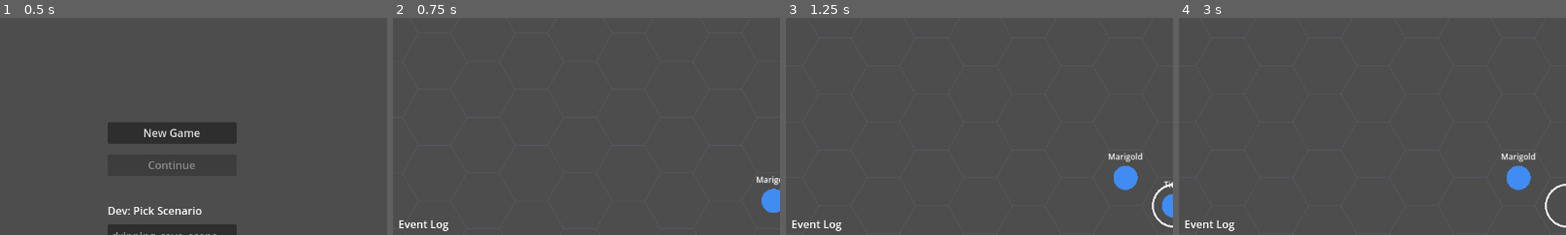
Above: before the commit, frames 1-4 (left to right).
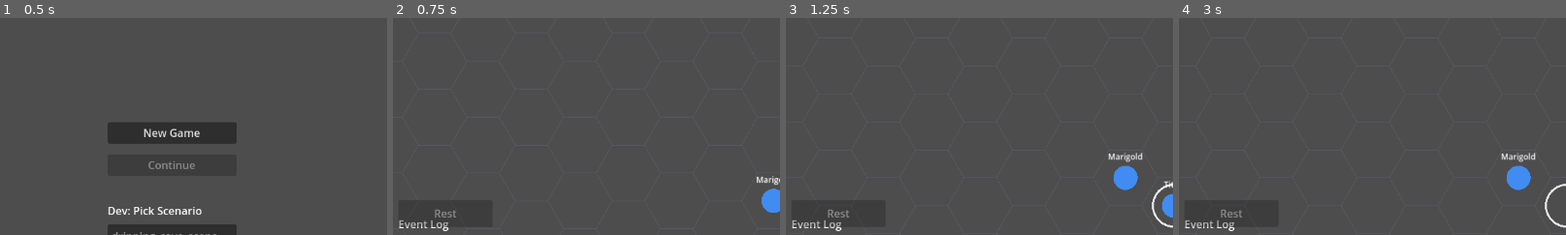
Above: after the commit, the same moments.

Repository: Pyroraptor/hykaen
Game: Godot game, scene res://scenes/TitleScreen.tscn
Same seed, same stepped clock (60 frames per second), same inputs: the game is played once before the commit and once after it.
Inputs (mouse positions are % of the whole screen's width and height, from its top left):
- Up to frame 1 (0.5 s): no input
- Up to frame 2 (0.75 s): click "New Game" at 0.5 s
- Up to frame 3 (1.25 s): no input
- Up to frame 4 (3 s): click "▲" at 1.25 s; click "▼" at 2 s; tap Enter at 2.75 s; move the mouse to (72, 45) at 2.77 s; hold Right (ui_right) from 2.78 s (still down); hold Shift from 2.78 s (still down); click (72, 45) at 2.92 s
The pictures show only the part of the screen within x 0-50%, y 7-57%; the shares and areas given below are measured in that part.

Frame 1 is identical in both runs. In frame 2, 0.3% of the frame differs, in the area x 1-17%, y 88-97%; in frame 3, 0.3%; in frame 4, 0.3%.

Commit message:
feat(FEAT-381): Instantiate ExplorationHUD (Rest Button) in MainScene composition root
Resolves DEF-002 for FR-008: exploration_hud.tscn was fully built and unit/UI
tested in isolation but never instanced under MainScene.tscn's UILayer, so no
real player could see or press the Rest Button. Adds an ExplorationHUD
instance as a sibling of VerbBarView under UILayer, and wires MainScene.gd to
push _game_mode/_party into it via a new _sync_exploration_hud() helper,
called at boot, whenever _refresh_off_guard_conditions() runs (the existing
"party state changed" hook, covering combat-triggered/move/AI-reposition
flows), and explicitly on combat-won -- so Rest Button visibility/enablement
never drifts from MainScene's real live state (RISK-007).

Adds tests/integration/test_main_scene_exploration_hud_wiring.gd, which boots
the real res://MainScene.tscn headlessly and proves the wiring end-to-end
against real game-mode transitions and real party HP mutation, without
duplicating ExplorationHUD's own needs_rest()/visibility logic.

Diff:
--- a/MainScene.gd
+++ b/MainScene.gd
@@ -147,6 +147,7 @@
 @onready var turn_controller     = $TurnController
 @onready var end_turn_control    = $UILayer/EndTurnControl
 @onready var verb_bar_view       = $UILayer/VerbBarView
+@onready var exploration_hud     = $UILayer/ExplorationHUD  # FEAT-381 (US-006, resolves DEF-002): Rest Button HUD, sibling of VerbBarView
 @onready var reaction_prompt_ui  = $UILayer/ReactionPromptUI
 @onready var result_screen_view  = $UILayer/ResultScreenView
 @onready var equipment_panel_ui  = $UILayer/EquipmentPanelUI  # FEAT-010 (US-011): hidden by default, toggled by 'E'
@@ -261,6 +262,8 @@
 		status_panel_view.load_combatants(status_view_models)
 		status_panel_view.set_selected_combatant(_exploration.selected_party_member_id)  # FEAT-007
 		_refresh_off_guard_conditions()
+
+	_sync_exploration_hud()  # FEAT-381 (US-006): seed Rest Button visibility/enablement at boot
 
 	if initiative_view != null:
 		initiative_view.visible = false
@@ -830,6 +833,7 @@
 	_game_mode = GameMode.EXPLORATION
 	_active_encounter_id = ""
 	_exploration.notify_game_mode_changed(true)
+	_sync_exploration_hud()  # FEAT-381 (US-006): re-show/refresh Rest Button now that EXPLORATION has resumed
 
 	if hex_grid_view != null:
 		if hex_grid_view.hex_clicked.is_connected(_exploration_hex_clicked_callable()):
@@ -894,6 +898,24 @@
 		combatant.conditions = FlankingClass.off_guard_conditions(combatant, living_party)
 		if status_panel_view != null:
 			status_panel_view.set_off_guard(combatant_id, off_guard)
+
+	_sync_exploration_hud()  # FEAT-381 (US-006): party HP/stamina may have shifted -- refresh Rest Button state
+
+
+## FEAT-381 (US-006; FR-008; resolves DEF-002): pushes MainScene's real
+## _game_mode and _party into the composition-rooted ExplorationHUD, mirroring
+## verb_bar_view's refresh_availability() re-query convention -- the SAME
+## shared core/api/game_mode_reader.gd helper ExplorationHUD.set_game_mode()
+## and RestActionGuard both read (RISK-007: visibility/execution checks can
+## never structurally diverge). Called once at boot and again every time
+## _game_mode transitions or _refresh_off_guard_conditions() runs (the
+## codebase's existing "party state changed" hook), so the Rest Button's
+## visible/disabled state never drifts from MainScene's real, live state.
+func _sync_exploration_hud() -> void:
+	if exploration_hud == null:
+		return
+	exploration_hud.set_game_mode(_game_mode)
+	exploration_hud.set_party(_party)
 
 
 ## Test seam — called directly by test_intuition_*.gd and test_build_enemy_combatant_defenses.gd.
--- a/MainScene.tscn
+++ b/MainScene.tscn
@@ -12,6 +12,7 @@
 [ext_resource type="PackedScene" path="res://scenes/ui/reaction_prompt_ui.tscn" id="12_reactionpromptui"]
 [ext_resource type="Script" path="res://presentation/game_camera.gd" id="13_gamecamera"]
 [ext_resource type="PackedScene" path="res://scenes/equipment_panel.tscn" id="14_equipmentpanel"]
+[ext_resource type="PackedScene" path="res://presentation/exploration_hud.tscn" id="15_explorationhud"]
 
 [node name="MainScene" type="Node"]
 script = ExtResource("1_mainscene")
@@ -39,6 +40,8 @@
 
 [node name="VerbBarView" parent="UILayer" instance=ExtResource("11_verbbarview")]
 
+[node name="ExplorationHUD" parent="UILayer" instance=ExtResource("15_explorationhud")]
+
 [node name="ResultScreenView" parent="UILayer" instance=ExtResource("9_resultscreenview")]
 
 [node name="ReactionPromptUI" parent="UILayer" instance=ExtResource("12_reactionpromptui")]
--- /dev/null
+++ b/tests/integration/test_main_scene_exploration_hud_wiring.gd
@@ -0,0 +1,191 @@
+extends GutTest
+## tests/integration/test_main_scene_exploration_hud_wiring.gd — FEAT-381
+## (US-006; FR-008; resolves DEF-002 for the rest-mechanics steel thread).
+##
+## Boots the REAL, shipped res://MainScene.tscn composition root headless
+## (mirrors tests/integration/test_exploration_status_panel_wiring.gd's
+## `_boot_main_scene()` fixture convention) and proves ExplorationHUD
+## (presentation/exploration_hud.tscn, containing the Rest Button) is
+## actually instanced under MainScene.tscn's UILayer and wired to MainScene's
+## REAL _game_mode / _party state -- closing the composition-root gap
+## DEF-002 identified for FR-008 (the HUD was fully built and unit/UI
+## tested in isolation in tests/ui/test_exploration_hud_rest_button.gd, but
+## never instanced under MainScene, so no real player could ever see or
+## press it).
+##
+## Covers all four test_criteria from the feature spec:
+##   1. Boot MainScene.tscn headlessly (PackedScene.instantiate() of the
+##      real res://MainScene.tscn, not exploration_hud.tscn directly) and
+##      confirm an ExplorationHUD/Rest Button node exists under UILayer in
+##      the live scene tree.
+##   2. Rest Button is visible when MainScene's real _game_mode ==
+##      EXPLORATION and hidden when == COMBAT, driven by the real MainScene
+##      state (not a re-implemented duplicate check) -- proven by driving
+##      the REAL _on_combat_triggered()/_on_combat_won() transitions and
+##      reading exploration_hud.get_rest_button().visible.
+##   3. Rest Button enabled/disabled state reflects MainScene's real _party
+##      rest-need scan (HP<max OR stamina<max OR any discharged Mage item)
+##      -- proven by mutating a REAL party Combatant's hp_current and
+##      confirming the live ExplorationHUD.needs_rest() scan (never
+##      duplicated in this file) picks it up.
+##   4. tests/ui/test_exploration_hud_rest_button.gd is left completely
+##      unmodified by this feature -- its continued, unmodified pass is
+##      verified by the same CI run, not re-asserted here.
+
+const MainSceneClass = preload("res://MainScene.gd")
+const GameStateDataClass = preload("res://data/game_state/game_state_data.gd")
+const AutoReactionChooserClass = preload("res://infrastructure/auto_reaction_chooser.gd")
+
+const MAIN_SCENE_PATH: String = "res://MainScene.tscn"
+
+## PROLOGUE_SEED — this project's established known-good fixture seed
+## (mirrors tests/integration/test_exploration_status_panel_wiring.gd's
+## identically-valued constant).
+const PROLOGUE_SEED: int = 42
+const PROLOGUE_ENCOUNTER_ID: String = "prologue"
+
+
+## before_each()/after_each() — reseed CurrentGameState.data with a fresh
+## GameStateDataClass instance so no test in this file (or any test that
+## runs before/after it in the full suite) can leak scenario_path/session
+## state across test boundaries (mirrors tests/integration/
+## test_exploration_status_panel_wiring.gd's established ADR-008
+## convention).
+func before_each() -> void:
+	CurrentGameState.data = GameStateDataClass.new()
+
+
+func after_each() -> void:
+	CurrentGameState.data = GameStateDataClass.new()
+
+
+func _boot_main_scene():
+	var packed: PackedScene = ResourceLoader.load(MAIN_SCENE_PATH)
+	assert_not_null(packed, "MainScene.tscn must load as a PackedScene")
+	var instance = packed.instantiate()
+	instance.seed_override = PROLOGUE_SEED
+	add_child_autofree(instance)
+	return instance
+
+
+# ══════════════════════════════════════════════════════════════════════════
+# Criterion 1 — ExplorationHUD/Rest Button exists under UILayer at boot.
+# ══════════════════════════════════════════════════════════════════════════
+
+func test_exploration_hud_is_instanced_under_uilayer() -> void:
+	var instance = _boot_main_scene()
+	await get_tree().process_frame
+
+	var hud = instance.get_node_or_null("UILayer/ExplorationHUD")
+	assert_not_null(hud, "MainScene.tscn's UILayer must contain an ExplorationHUD instance (composition-root wiring for DEF-002)")
+	assert_not_null(hud.get_rest_button(), "the live ExplorationHUD instance must expose a real Rest Button")
+	assert_eq(
+		instance.exploration_hud, hud,
+		"MainScene.gd's exploration_hud onready var must resolve to the same live UILayer/ExplorationHUD node"
+	)
+
+
+# ══════════════════════════════════════════════════════════════════════════
+# Criterion 2 — Rest Button visibility tracks MainScene's real _game_mode.
+# ══════════════════════════════════════════════════════════════════════════
+
+func test_rest_button_visible_in_exploration_mode_at_boot() -> void:
+	var instance = _boot_main_scene()
+	await get_tree().process_frame
+
+	assert_eq(instance._game_mode, MainSceneClass.GameMode.EXPLORATION, "fixture assumption: MainScene boots into EXPLORATION")
+	assert_true(
+		instance.exploration_hud.get_rest_button().visible,
+		"Rest Button must be visible when the real, live MainScene is in EXPLORATION mode"
+	)
+
+
+func test_rest_button_hidden_after_real_combat_triggered() -> void:
+	var instance = _boot_main_scene()
+	await get_tree().process_frame
+
+	instance._on_combat_triggered(PROLOGUE_ENCOUNTER_ID)
+	await get_tree().process_frame
+	await get_tree().process_frame
+
+	assert_eq(instance._game_mode, MainSceneClass.GameMode.COMBAT, "fixture assumption: the real exploration->combat handoff must have succeeded")
+	assert_false(
+		instance.exploration_hud.get_rest_button().visible,
+		"Rest Button must be hidden once the real, live MainScene transitions to COMBAT mode"
+	)
+
+
+func test_rest_button_visible_again_after_real_combat_won() -> void:
+	var instance = _boot_main_scene()
+	await get_tree().process_frame
+
+	instance._on_combat_triggered(PROLOGUE_ENCOUNTER_ID)
+	await get_tree().process_frame
+	await get_tree().process_frame
+	assert_eq(instance._game_mode, MainSceneClass.GameMode.COMBAT, "fixture assumption: the real exploration->combat handoff must have succeeded")
+
+	if instance.turn_controller != null and instance.reaction_window != null:
+		instance.turn_controller.configure_reactions(instance.reaction_window, AutoReactionChooserClass.new("pass"))
+
+	instance._on_combat_won()
+	await get_tree().process_frame
+
+	assert_eq(instance._game_mode, MainSceneClass.GameMode.EXPLORATION, "fixture assumption: _on_combat_won() must return MainScene to EXPLORATION")
+	assert_true(
+		instance.exploration_hud.get_rest_button().visible,
+		"Rest Button must become visible again once the real, live MainScene returns to EXPLORATION mode"
+	)
+
+
+# ══════════════════════════════════════════════════════════════════════════
+# Criterion 3 — Rest Button enabled/disabled reflects MainScene's real
+# _party rest-need scan (HP<max OR stamina<max OR any discharged Mage item).
+# ══════════════════════════════════════════════════════════════════════════
+
+func test_rest_button_disabled_when_real_party_is_fully_rested_at_boot() -> void:
+	var instance = _boot_main_scene()
+	await get_tree().process_frame
+
+	assert_true(instance._party.size() > 0, "fixture assumption: the prologue party is non-empty")
+	for combatant in instance._party:
+		assert_eq(combatant.hp_current, combatant.hp_max, "fixture assumption: the prologue party boots at full HP")
+
+	assert_true(
+		instance.exploration_hud.get_rest_button().disabled,
+		"Rest Button must be disabled when MainScene's real, live party needs no rest"
+	)
+
+
+func test_rest_button_enabled_after_real_party_member_takes_damage_and_state_refreshes() -> void:
+	var instance = _boot_main_scene()
+	await get_tree().process_frame
+
+	assert_true(instance._party.size() > 0, "fixture assumption: the prologue party is non-empty")
+	assert_true(
+		instance.exploration_hud.get_rest_button().disabled,
+		"fixture assumption: the Rest Button starts disabled (fully-rested party at boot)"
+	)
+
+	instance._party[0].hp_current = max(instance._party[0].hp_current - 1, 0)
+	instance._refresh_off_guard_conditions()  # the codebase's existing "party state changed" hook, now also re-syncs ExplorationHUD
+
+	assert_false(
+		instance.exploration_hud.get_rest_button().disabled,
+		"Rest Button must become enabled once MainScene's real _party rest-need scan (via ExplorationHUD.needs_rest(), not re-implemented here) sees a damaged party member"
+	)
+
+
+func test_rest_button_disabled_state_reflects_real_party_not_a_stale_snapshot() -> void:
+	var instance = _boot_main_scene()
+	await get_tree().process_frame
+
+	instance._party[0].hp_current = max(instance._party[0].hp_current - 1, 0)
+	instance._refresh_off_guard_conditions()
+	assert_false(instance.exploration_hud.get_rest_button().disabled, "must reflect the damaged state")
+
+	instance._party[0].hp_current = instance._party[0].hp_max
+	instance._refresh_off_guard_conditions()
+	assert_true(
+		instance.exploration_hud.get_rest_button().disabled,
+		"Rest Button must re-disable once the real party member is healed back to full HP and MainScene re-syncs"
+	)
Not shown: 1 places in MainScene.tscn that only renumber resources
